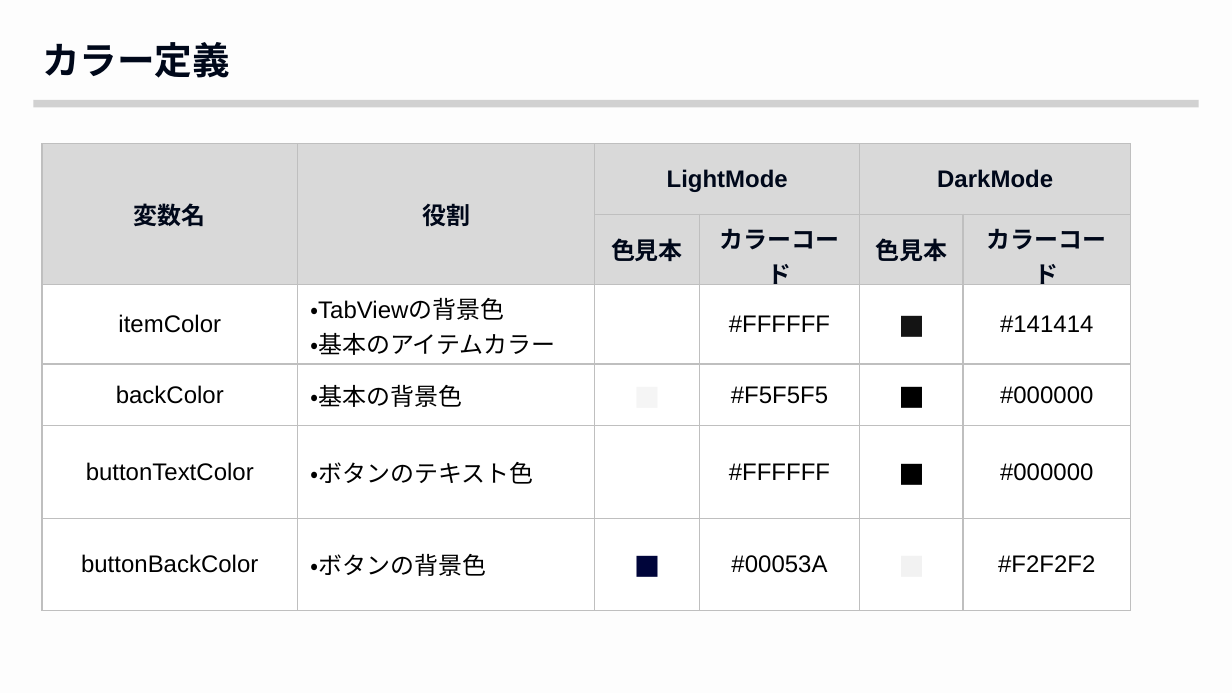
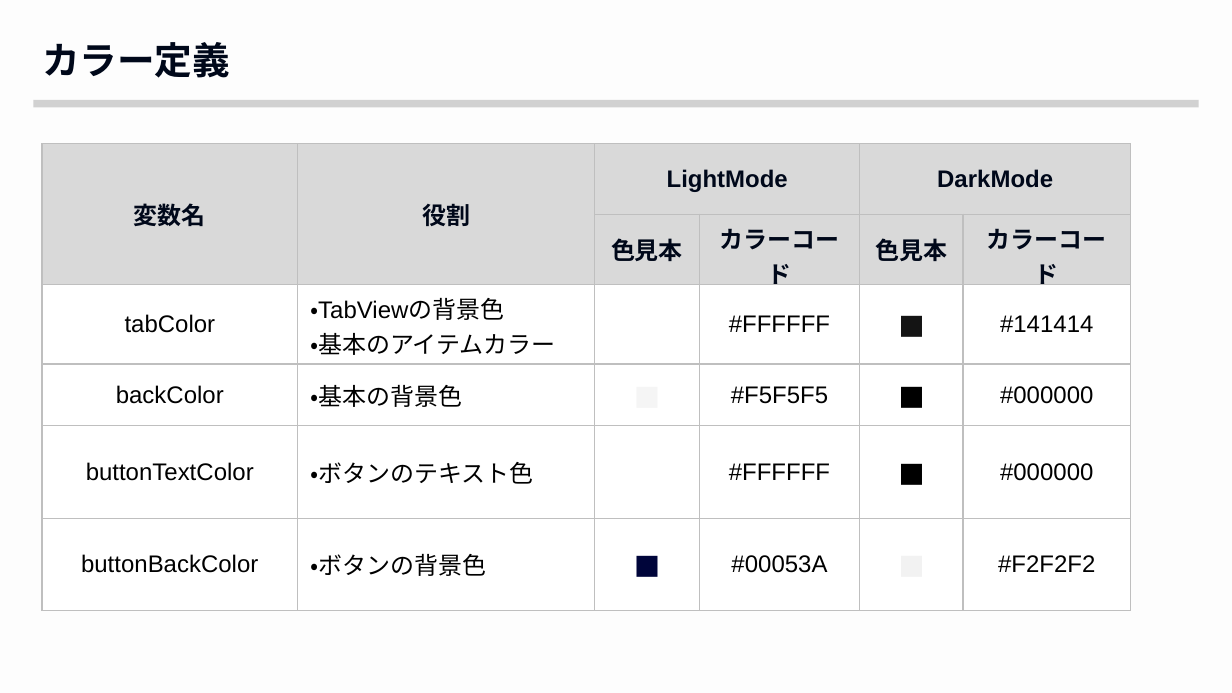
Before and after one commit to sattsat-tdu/ReporTalk, a slide deck: slide 2 of 仕様書.pptx. Drawn at 1232x693 pixels with LibreOffice and Linux fonts; fonts in the diff are those of the drawing. Boxes give left, top, right and bottom in pixels: in the first picture for what was removed or moved away, otherwise in the second. Text is boxed around its words. In the diff, an @@ line names an element or a change of style, - is before the commit and + after.

```diff
--- a/仕様書.pptx
+++ b/仕様書.pptx
@@ table at [42, 144, 1131, 583] @@
-row 3, column 1: itemColor
+row 3, column 1: tabColor
```
Also in this commit, not shown: 7 other files.
